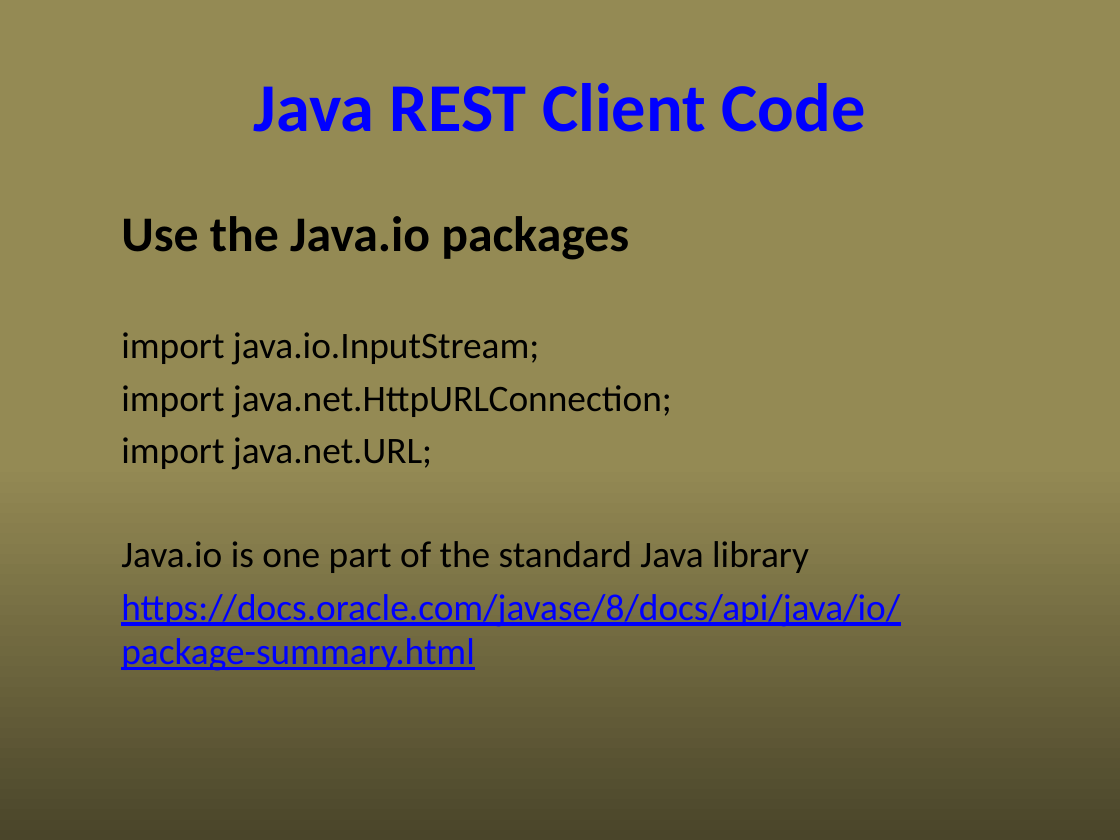
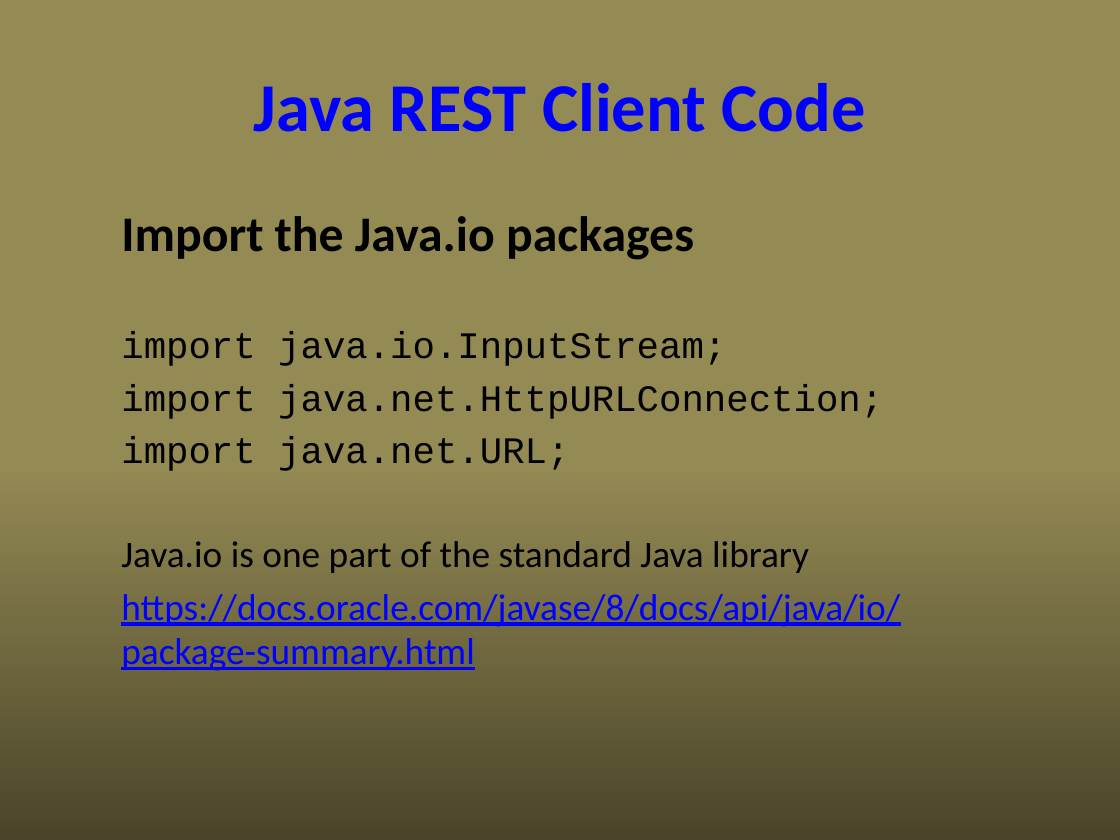
Before and after one commit to UO-CIS/CIS399Android-CourseMaterials, a slide deck: slide 14 of NotesAndSlides/CIS399Wk4Day1-WebServices+REST.pptx. Drawn at 1120x840 pixels with LibreOffice and Linux fonts; fonts in the diff are those of the drawing. Boxes give left, top, right and bottom in pixels: in the first picture for what was removed or moved away, otherwise in the second. Text is boxed around its words. In the diff, an @@ line names an element or a change of style, - is before the commit and + after.

Commit message:
Changed font for code example

```diff
--- a/NotesAndSlides/CIS399Wk4Day1-WebServices+REST.pptx
+++ b/NotesAndSlides/CIS399Wk4Day1-WebServices+REST.pptx
@@ text at (121, 216, 694, 260): text changed @@
-Use the Java.io packages
+Import the Java.io packages
@@ text at (121, 332, 883, 471): font Calibri to Courier New in "import java.io.InputStream;", "import java.net.HttpURLConnection;", "import java.net.URL;" @@
```
Also in this commit, not shown: 2 other slides changed.
